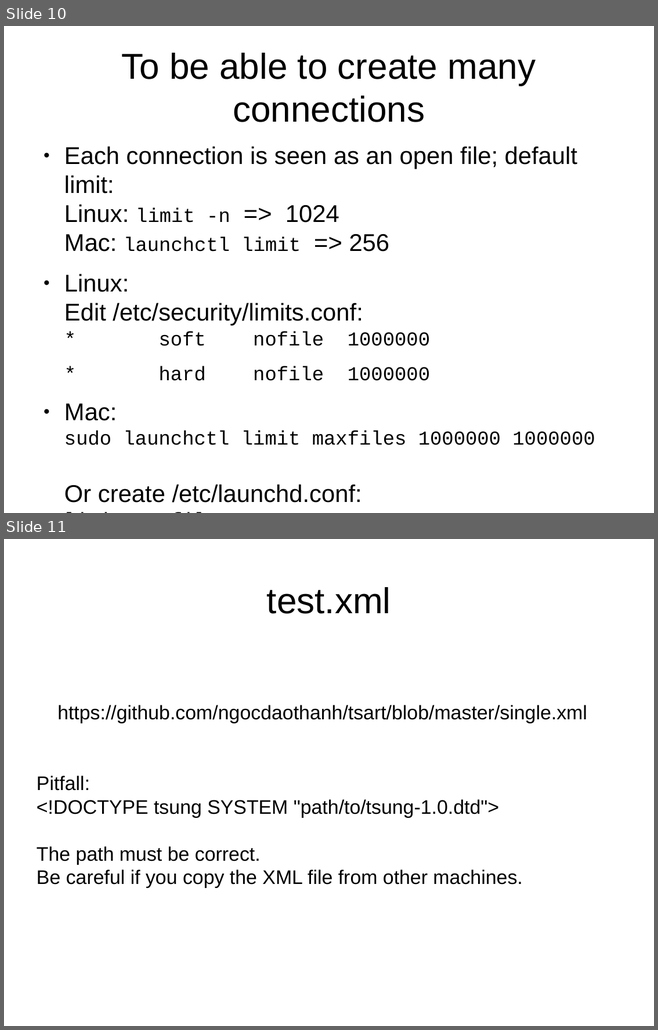
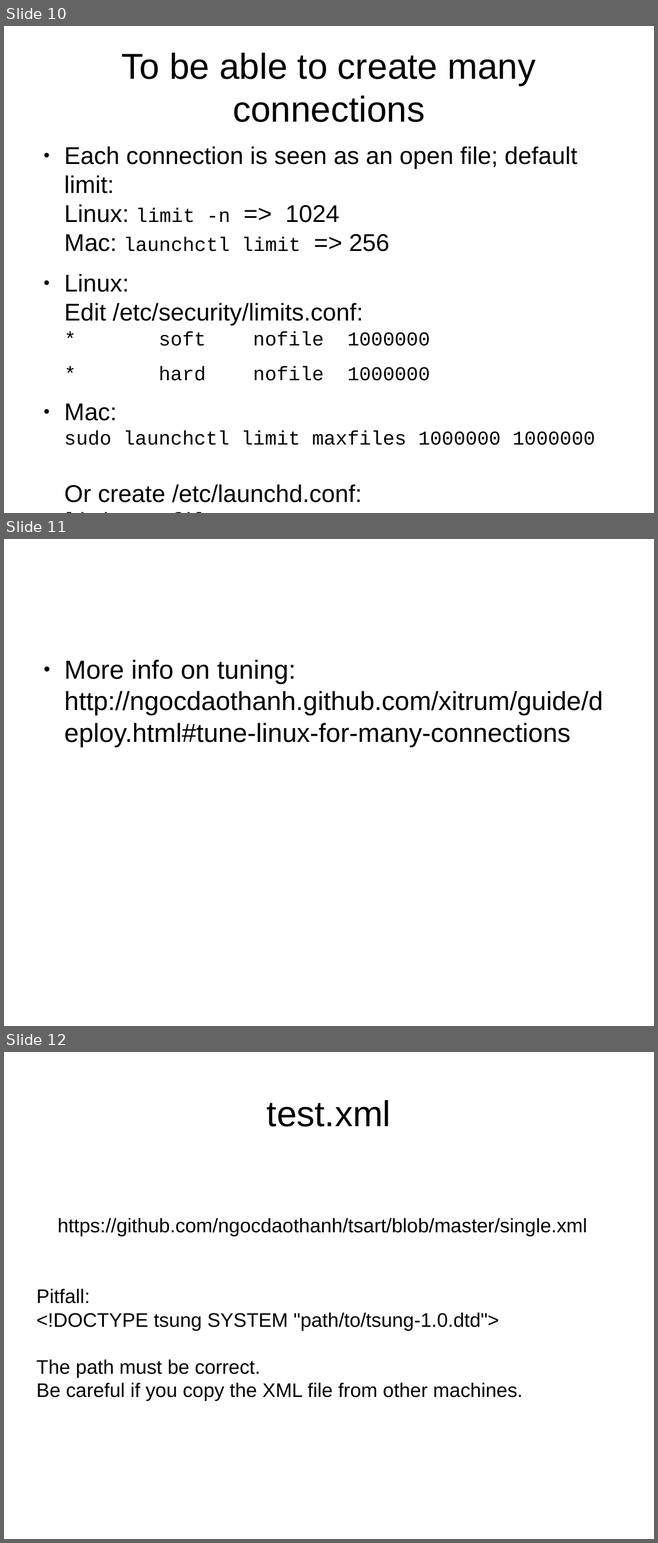
Before and after one commit to ngocdaothanh/tsart, a slide deck: tsung.odp. Shown one above the other, each under a label of ours: slides 10 and 11 before the commit, slides 10, 11 and 12 after it. The pictures are 658x1030 and 658x1543 pixels, drawn with LibreOffice and Linux fonts; fonts in the diff are those of the drawing. Boxes give left, top, right and bottom in pixels: in the first picture for what was removed or moved away, otherwise in the second. Text is boxed around its words. In the diff, an @@ line names an element or a change of style, - is before the commit and + after.

Commit message:
http://ngocdaothanh.github.com/xitrum/guide/deploy.html#tune-linux-for-many-connections

```diff
--- a/tsung.odp
+++ b/tsung.odp
@@ slide 11 added at bbox=[4, 539, 654, 1026], background #FFFFFF @@
@@ text added at bbox=[64, 660, 603, 747], 32 pt, text #000000 @@
+● More info on tuning:
+  http://ngocdaothanh.github.com/xitrum/guide/deploy.html#tune-linux-for-many-connections
@@ what was slide 11 is now slide 12 @@
```
